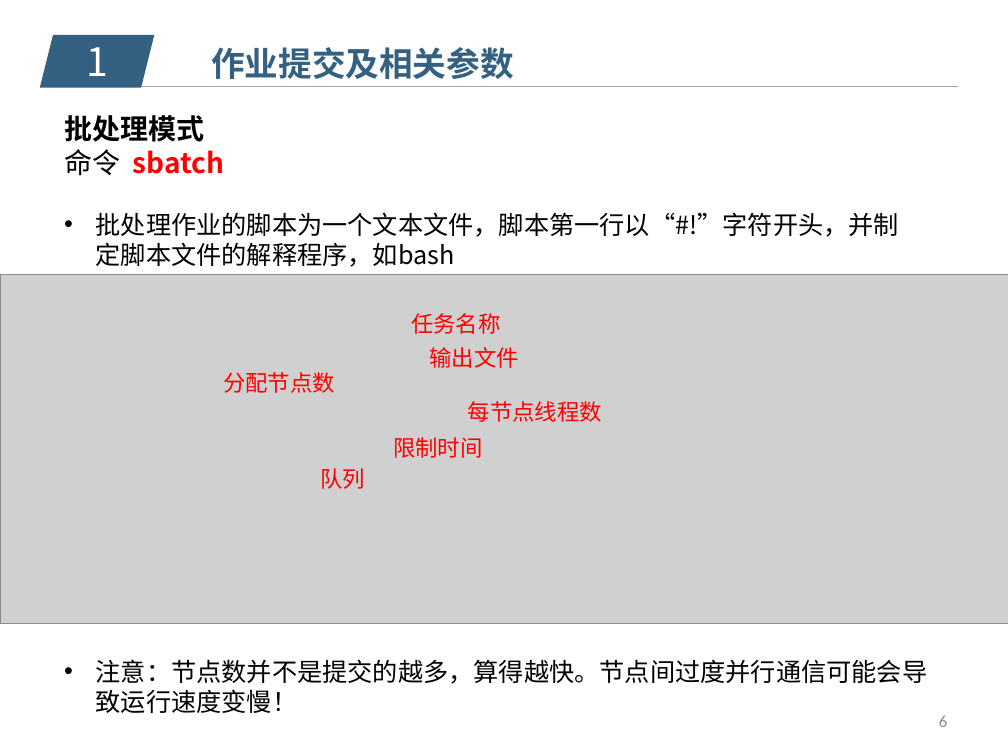
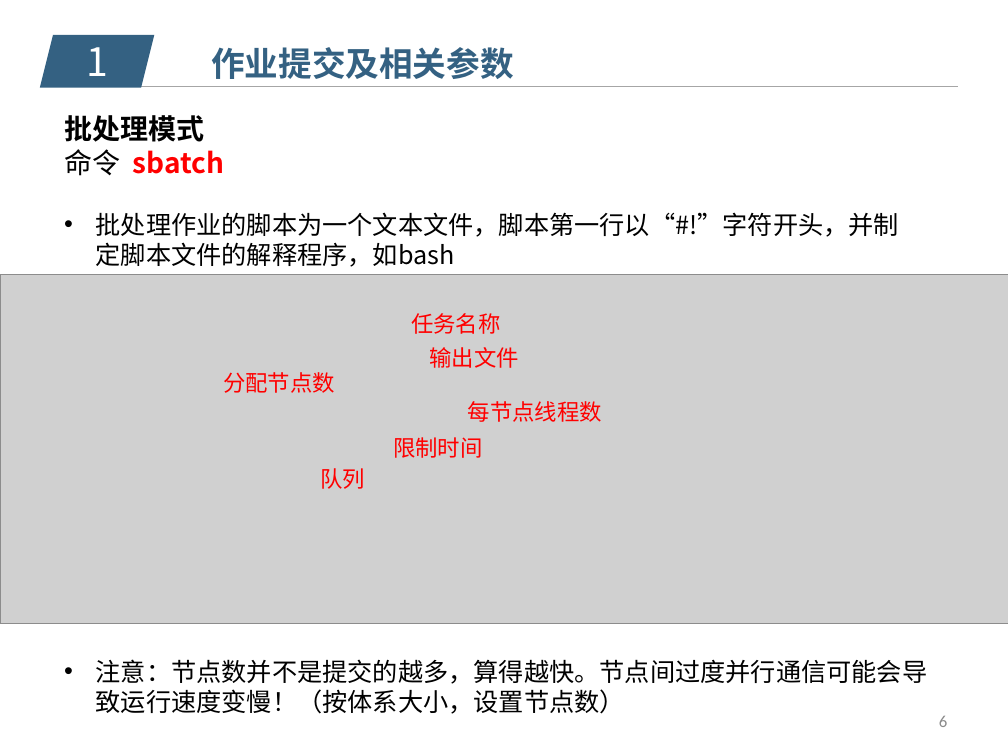
Before and after one commit to SSlakeLabTiangong/2019_workshop, a slide deck: slide 6 of 05_SSLAB_HPC_usage/HPC-Slurm.pptx. Drawn at 1008x756 pixels with LibreOffice and Linux fonts; fonts in the diff are those of the drawing; grey boxes stand for pictures; background and template pictures are left out. Boxes give left, top, right and bottom in pixels: in the first picture for what was removed or moved away, otherwise in the second. Text is boxed around its words. In the diff, an @@ line names an element or a change of style, - is before the commit and + after.

```diff
--- a/05_SSLAB_HPC_usage/HPC-Slurm.pptx
+++ b/05_SSLAB_HPC_usage/HPC-Slurm.pptx
@@ text at (x1=96, y1=659, x2=928, y2=714): text changed @@
-• 注意：节点数并不是提交的越多，算得越快。节点间过度并行通信可能会导致运行速度变慢！
+• 注意：节点数并不是提交的越多，算得越快。节点间过度并行通信可能会导致运行速度变慢！（按体系大小，设置节点数）
```
Also in this commit, not shown: 1 other slide changed.
